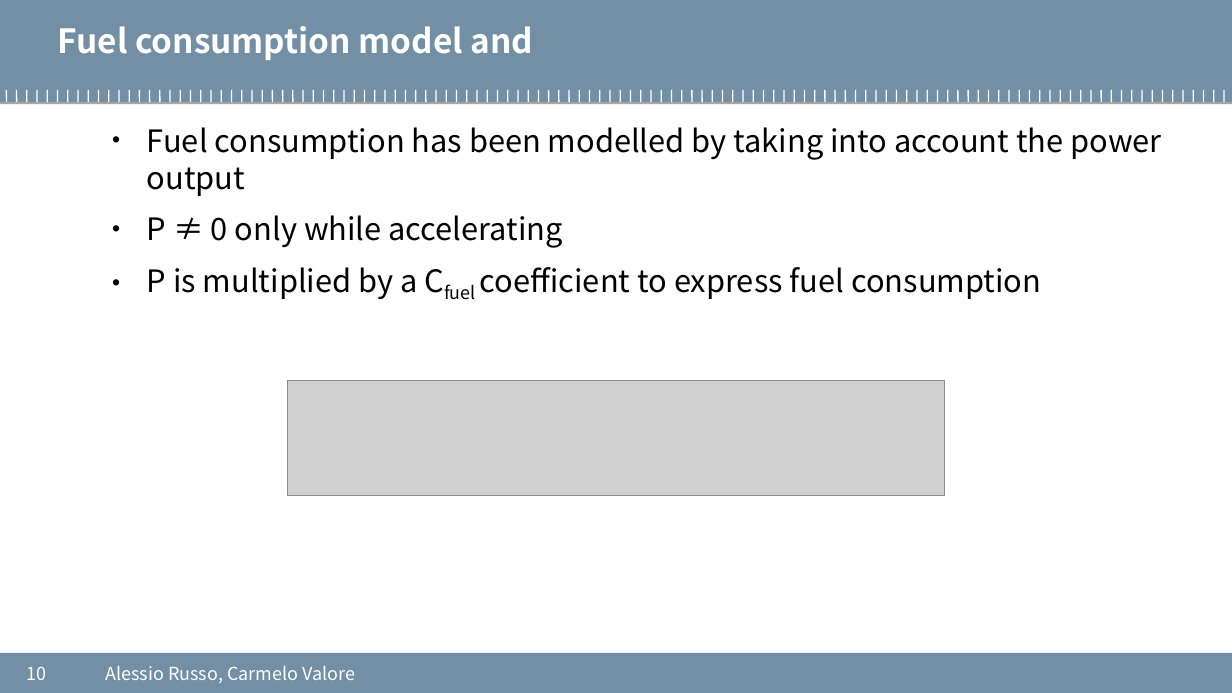
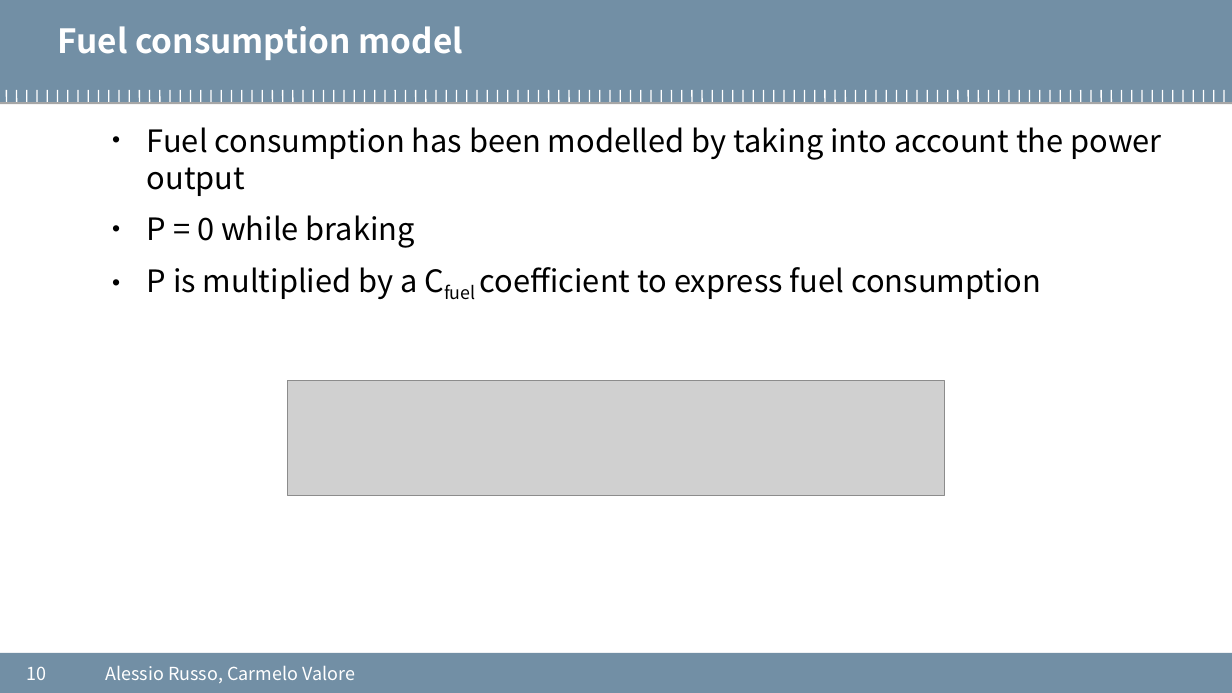
Before and after one commit to cvalore/mida2-project, a slide deck: slide 10 of presentations/20200916_meeting8.pptx. Drawn at 1232x693 pixels with LibreOffice and Linux fonts; fonts in the diff are those of the drawing; grey boxes stand for pictures; background and template pictures are left out. Boxes give left, top, right and bottom in pixels: in the first picture for what was removed or moved away, otherwise in the second. Text is boxed around its words. In the diff, an @@ line names an element or a change of style, - is before the commit and + after.

```diff
--- a/presentations/20200916_meeting8.pptx
+++ b/presentations/20200916_meeting8.pptx
@@ text at <box>58,26,463,60</box>: text changed @@
-Fuel consumption model and
+Fuel consumption model
@@ text at <box>147,215,415,248</box>: text changed @@
-  • P ≠ 0 only while accelerating
+  • P = 0 while braking
```
Also in this commit, not shown: 9 other slides changed, 7 slides added, 16 other files.
